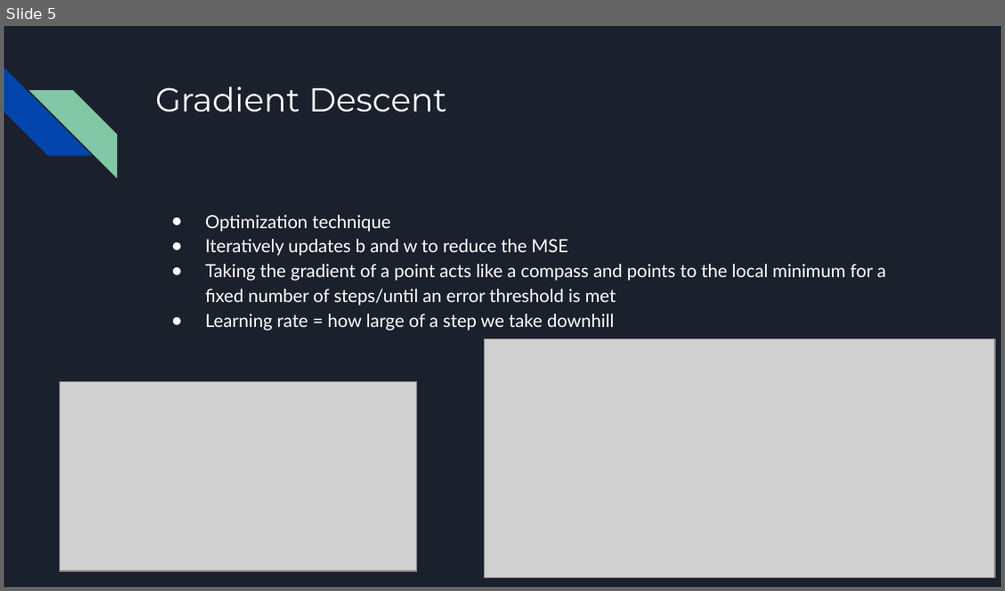
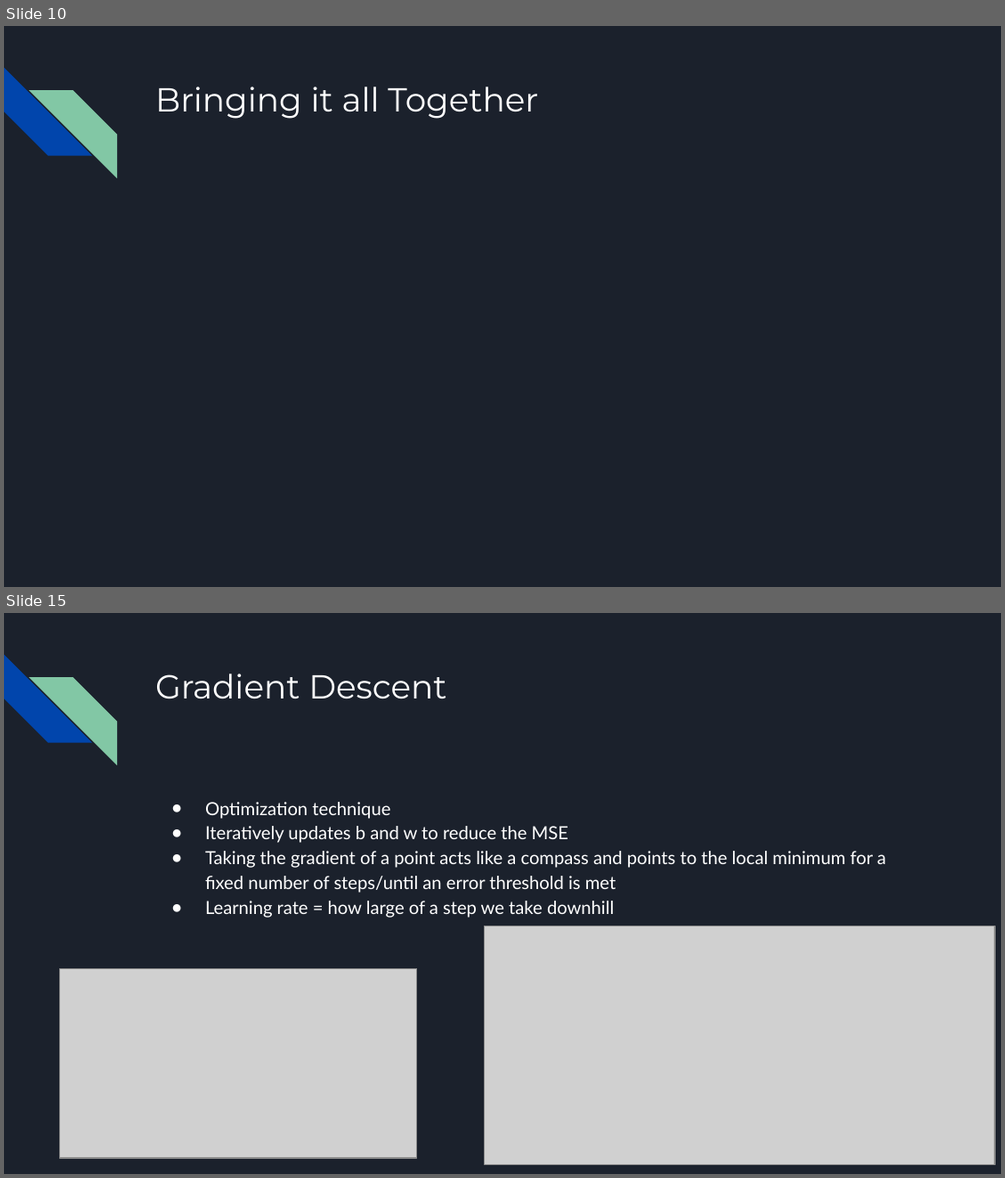
Before and after one commit to ADSA-UIUC/advanced-workshops, a slide deck: 03_linear_regression/Supervised Learning.pptx. Shown one above the other, each under a label of ours: slide 5 before the commit, slides 10 and 15 after it; the slides between them are not shown. The pictures are 1005x591 and 1005x1178 pixels, drawn with LibreOffice and Linux fonts; fonts in the diff are those of the drawing; grey boxes stand for pictures. Boxes give left, top, right and bottom in pixels: in the first picture for what was removed or moved away, otherwise in the second. Text is boxed around its words. In the diff, an @@ line names an element or a change of style, - is before the commit and + after.

```diff
--- a/03_linear_regression/Supervised Learning.pptx
+++ b/03_linear_regression/Supervised Learning.pptx
@@ slide 10 added at (4, 26, 1001, 587), background #1B212C; not listed: 2 template elements that a slide beside it also shows @@
@@ title added at (155, 87, 538, 119), 24 pt, text #FFFFFF @@
+Bringing it all Together
@@ what was slide 5 is now slide 15 @@
```
Also in this commit, not shown: 2 slides changed, 11 other slides added, 2 slides removed.
